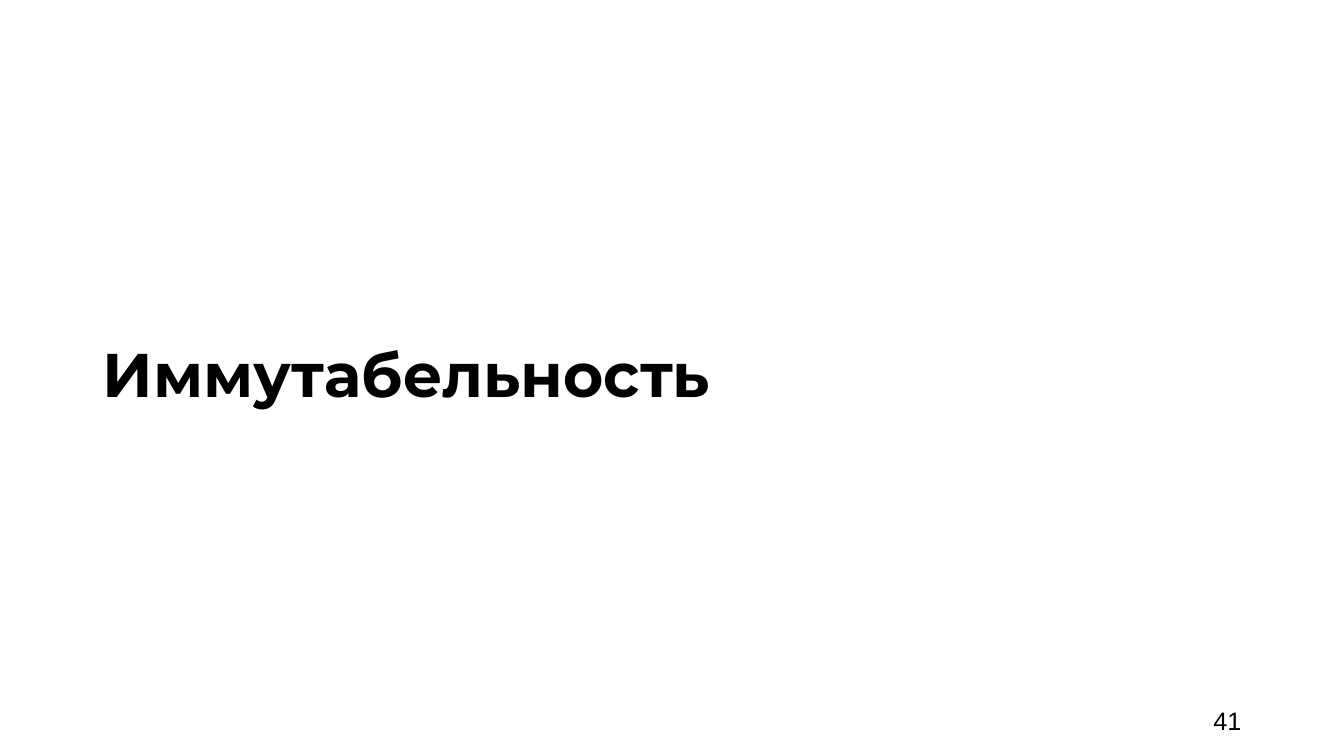
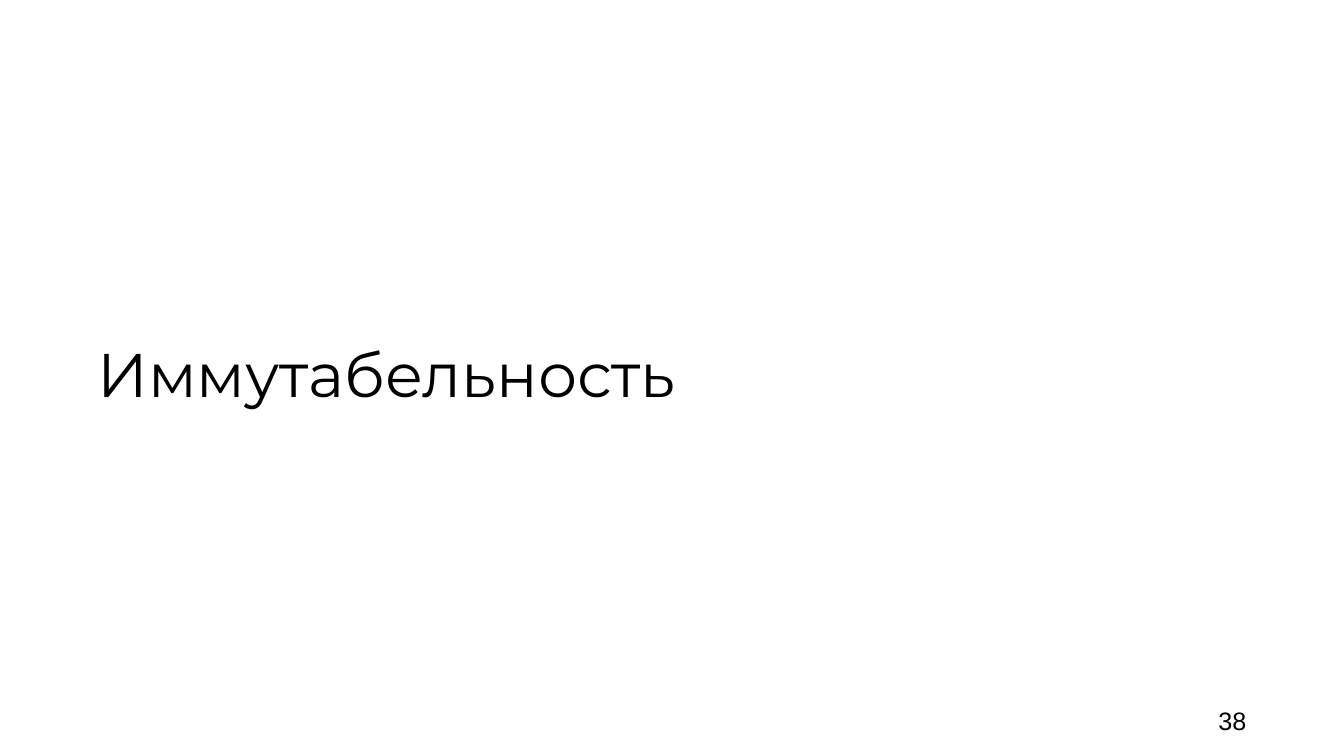
Before and after one commit to argent-smith/presentations, a slide deck: slide 38 of FP_Talk_2026/nastachku/presentation.pptx (slide 41 before the commit). Drawn at 1344x756 pixels with LibreOffice and Linux fonts; fonts in the diff are those of the drawing; background and template pictures are left out. Boxes give left, top, right and bottom in pixels: in the first picture for what was removed or moved away, otherwise in the second. Text is boxed around its words. In the diff, an @@ line names an element or a change of style, - is before the commit and + after.

```diff
--- a/FP_Talk_2026/nastachku/presentation.pptx
+++ b/FP_Talk_2026/nastachku/presentation.pptx
@@ title "Иммутабельность" at <box>97,350,675,410</box>: bold off @@
@@ page number removed at <box>1213,712,1241,730</box> @@
-41
@@ page number added at <box>1218,712,1246,731</box>, 18 pt, text #000000 @@
+38
```
Also in this commit, not shown: 16 other slides changed, 42 slides added, 34 slides removed, 13 other files.
